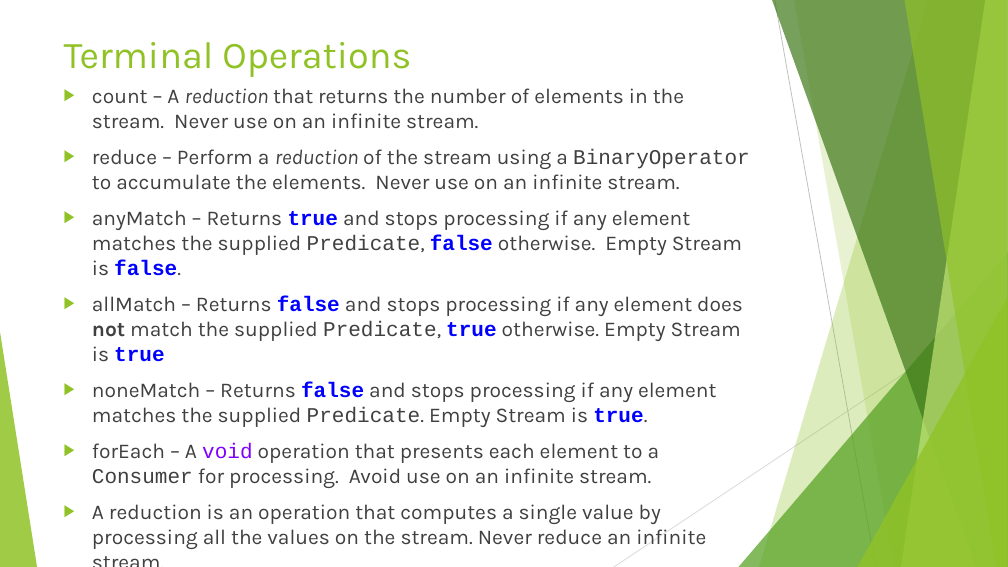
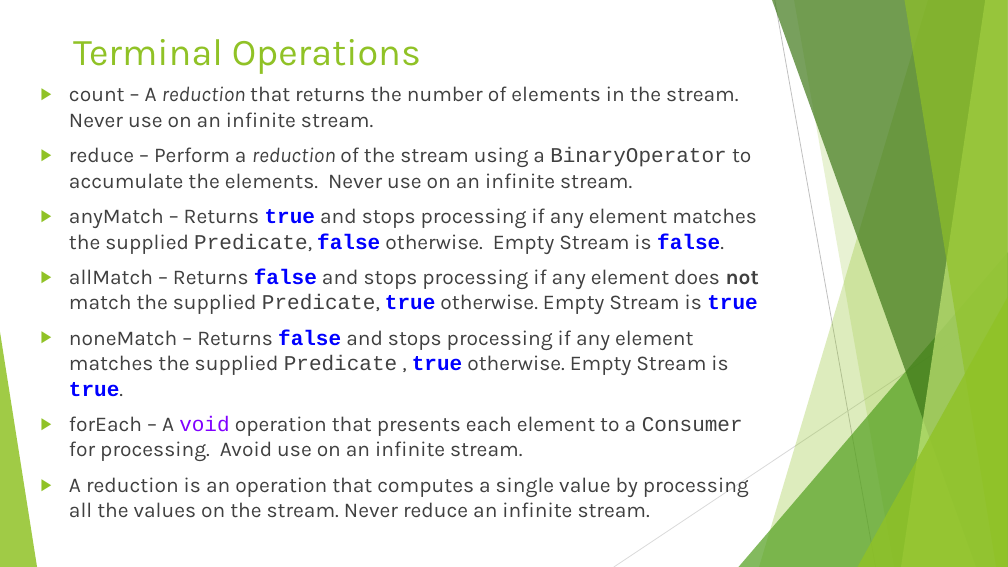
Before and after one commit to RichardRoda/2017-CodePaLOUsa-Lambda, a slide deck: slide 41 of Learning to Love the Lambda in the Stream.pptx (slide 35 before the commit). Drawn at 1008x567 pixels with LibreOffice and Linux fonts; fonts in the diff are those of the drawing. Boxes give left, top, right and bottom in pixels: in the first picture for what was removed or moved away, otherwise in the second. Text is boxed around its words. In the diff, an @@ line names an element or a change of style, - is before the commit and + after.

Commit message:
Add slides to show how streams may be conditionally built as an elegant way to support variations on intermediate operations and terminal operations.  Explain what a pure commutative function is and why they are a good thing.  Explain what an unbounded stream is and why such a stream should always have a limit on it as a good defensive programming practice.  Update the last year this presentation was given at Code PaLOUsa.
Do not publish power point to .pdf at this time.  Slides about the execute around pattern and loan pattern still on the to do list.

```diff
--- a/Learning to Love the Lambda in the Stream.pptx
+++ b/Learning to Love the Lambda in the Stream.pptx
@@ title "Terminal Operations": place and size @@
-title "Terminal Operations" at box(64, 42, 411, 77)
+title "Terminal Operations" at box(73, 39, 421, 74)
@@ text "count – A reduction that ...": place and size @@
-text "count – A reduction that ..." at box(92, 88, 750, 545)
+text "count – A reduction that ..." at box(69, 86, 759, 518)
@@ text at box(69, 330, 728, 397): text changed @@
-▶ noneMatch – Returns false and stops processing if any element matches the supplied Predicate. Empty Stream is true.
+▶ noneMatch – Returns false and stops processing if any element matches the supplied Predicate , true otherwise. Empty Stream is true.
```
Also in this commit, not shown: 11 other slides changed, 8 slides added, 1 other file.
